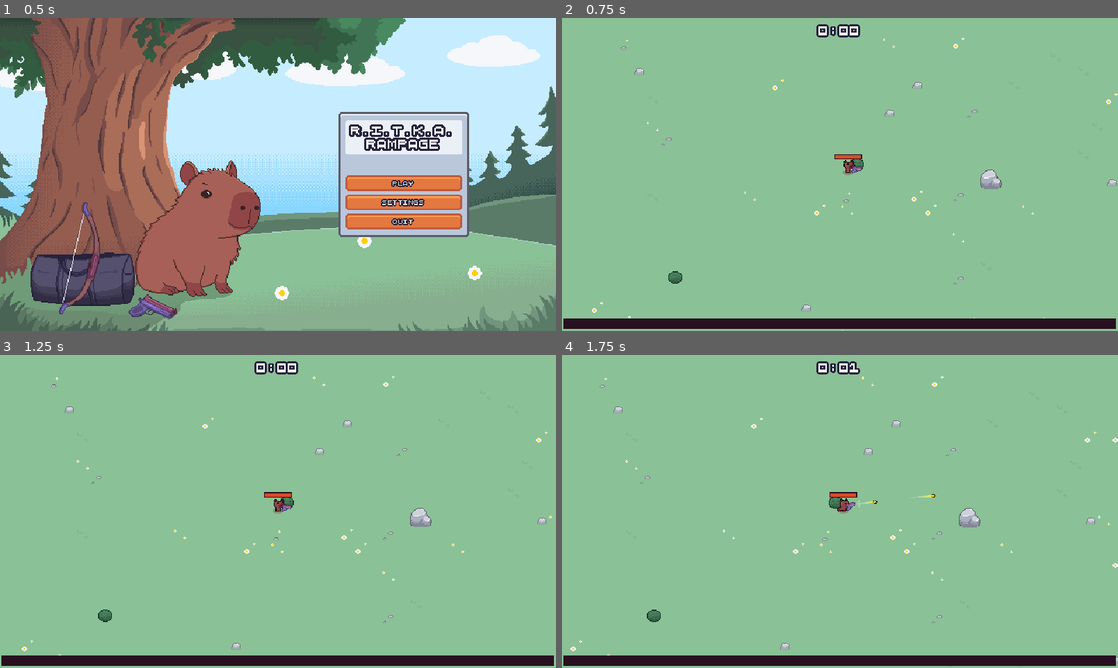
Above: before the commit, frames 1-4 (two rows, left to right).
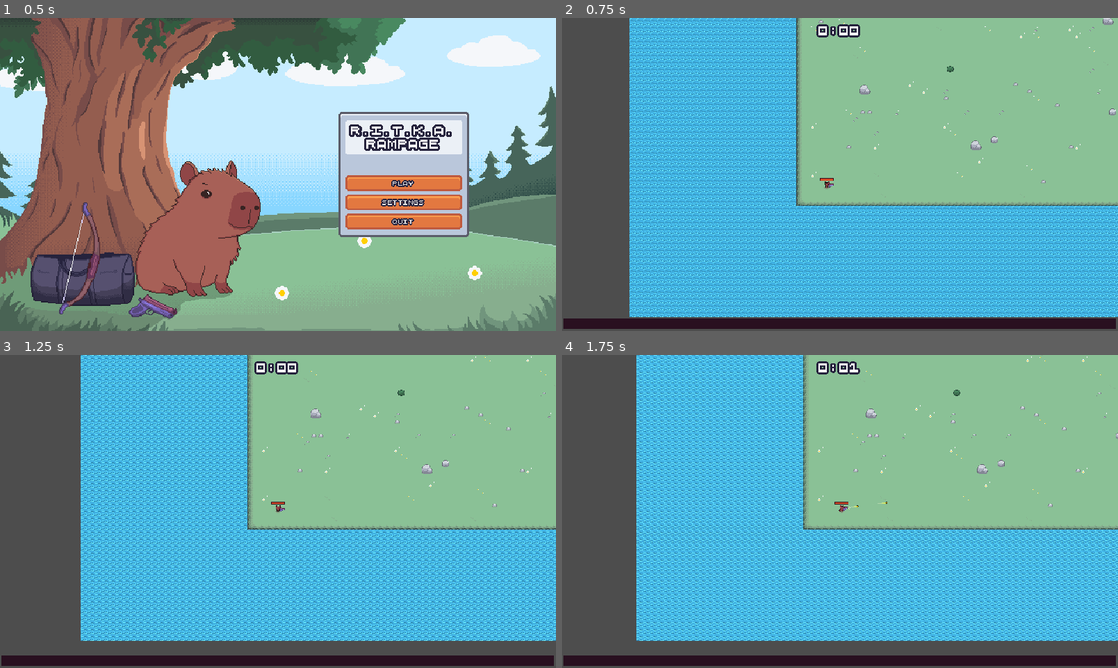
Above: after the commit, the same moments.

Repository: Sundwell/ritka-rampage
Game: Godot game, scene res://scenes/ui/menus/main_menu/main_menu.tscn
Two runs of this game, one before a commit and one after it. Both use one fixed random seed, a clock stepped at 60 frames per second and the inputs below.
Inputs (mouse positions are in pixels of both pictures, inside the frame that each line leads up to):
- Up to frame 1 (0.5 s): no input
- Up to frame 2 (0.75 s): click "Play" at 0.5 s
- Up to frame 3 (1.25 s): no input
- Up to frame 4 (1.75 s): move the mouse to (962, 495) at 1.27 s; press the mouse at (962, 495) at 1.28 s; hold D (move_right) from 1.28 s (still down)

Frame 1 is identical in both runs. In frame 2, 64% of the frame differs, in the area x 0-100%, y 0-100%; in frame 3, 67%; in frame 4, 67%.

Commit message:
SRR-66 SRR-68 - Added custom cursor and fixed enemy spawning outside arena

Diff:
--- a/project.godot
+++ b/project.godot
@@ -22,6 +22,7 @@
 GlobalActions="*res://scenes/autoload/global_actions.gd"
 TweenEffect="*res://scenes/autoload/tween_effect.gd"
 FloatingTextManager="*res://scenes/autoload/floating_text_manager.tscn"
+CursorManager="*res://scenes/autoload/cursor_manager.tscn"
 
 [debug]
 
--- /dev/null
+++ b/scenes/autoload/cursor_manager.gd
@@ -0,0 +1,27 @@
+extends Node
+
+@export var default_texture: Texture
+@export var base_cursor_size := 32
+var scale_multiplier := 1
+var base_viewport_size: Vector2
+var cursor_size: int:
+	get():
+		return scale_multiplier * base_cursor_size
+var cursor_offset: int:
+	get():
+		return cursor_size / 2
+
+
+func _ready() -> void:
+	_update_cursors()
+	base_viewport_size = get_viewport().get_visible_rect().size
+	get_tree().root.size_changed.connect(_update_cursors)
+
+
+func _update_cursors() -> void:
+	var viewport_size: Vector2 = get_viewport().size
+
+	var scaled_texture = ImageTexture.new()
+
+	Input.set_custom_mouse_cursor(default_texture, Input.CURSOR_ARROW, Vector2(cursor_offset, cursor_offset))
+	Input.set_custom_mouse_cursor(default_texture, Input.CURSOR_POINTING_HAND, Vector2(cursor_offset, cursor_offset))
--- /dev/null
+++ b/scenes/autoload/cursor_manager.tscn
@@ -0,0 +1,8 @@
+[gd_scene load_steps=3 format=3 uid="uid://do8x6r550afo"]
+
+[ext_resource type="Script" path="res://scenes/autoload/cursor_manager.gd" id="1_fv2h4"]
+[ext_resource type="Texture2D" uid="uid://c1v4jqcksrweb" path="res://assets/ui/cursor.png" id="2_epj55"]
+
+[node name="CursorManager" type="Node"]
+script = ExtResource("1_fv2h4")
+default_texture = ExtResource("2_epj55")
--- a/scenes/game_object/anvil/anvil.tscn
+++ b/scenes/game_object/anvil/anvil.tscn
@@ -100,7 +100,6 @@
 
 [node name="SpawnSound" type="AudioStreamPlayer2D" parent="SFX"]
 stream = ExtResource("3_gptgy")
-volume_db = -12.0
 bus = &"SFX"
 
 [node name="Sprite2D" type="Sprite2D" parent="."]
--- a/scenes/main/main.tscn
+++ b/scenes/main/main.tscn
@@ -34,7 +34,7 @@
 script = ExtResource("7_0n4ps")
 enemy_spawn_configs = Array[ExtResource("8_rp34t")]([SubResource("Resource_si3j4")])
 difficulty_level = 0
-time_to_spawn = 0.5
+time_to_spawn = 1.0
 
 [sub_resource type="Resource" id="Resource_sd787"]
 script = ExtResource("8_rp34t")
@@ -52,7 +52,7 @@
 script = ExtResource("7_0n4ps")
 enemy_spawn_configs = Array[ExtResource("8_rp34t")]([SubResource("Resource_sd787"), SubResource("Resource_wbvcv")])
 difficulty_level = 6
-time_to_spawn = 0.5
+time_to_spawn = 1.0
 
 [sub_resource type="Resource" id="Resource_k0tyg"]
 script = ExtResource("8_rp34t")
@@ -75,7 +75,7 @@
 [sub_resource type="Resource" id="Resource_y4vhx"]
 script = ExtResource("7_0n4ps")
 enemy_spawn_configs = Array[ExtResource("8_rp34t")]([SubResource("Resource_k0tyg"), SubResource("Resource_v2cr1"), SubResource("Resource_f3iik")])
-difficulty_level = 9
+difficulty_level = 15
 time_to_spawn = 0.7
 
 [node name="Main" type="Node2D"]
@@ -117,11 +117,12 @@
 
 [node name="GameCamera" parent="." instance=ExtResource("2_ipo2b")]
 position = Vector2(-57, -16)
+zoom = Vector2(0.5, 0.5)
 
 [node name="TileMap" type="Node2D" parent="."]
 
 [node name="Water" type="TileMapLayer" parent="TileMap"]
-tile_map_data = PackedByteArray("AADj/xkAAAACAAMAAADj/xoAAAA …(109424 unchanged characters)… CAAMAAABBAAUAAAACAAMAAABBAAYAAAACAAMAAAAYABgAAAACAAMAAAAZABgAAAACAAMAAAAaABgAAAACAAMAAAAaABcAAAACAAMAAAAaABYAAAACAAMAAAA=")
+tile_map_data = PackedByteArray("AADj/xkAAAACAAMAAADj/xoAAAA …(109424 unchanged characters)… CAAMAAABBAAUAAAACAAMAAABBAAYAAAACAAMAAAA=")
 tile_set = ExtResource("6_a6vb0")
 
 [node name="Ground" type="TileMapLayer" parent="TileMap"]
@@ -137,7 +138,7 @@
 
 [node name="Player" parent="Entities" instance=ExtResource("7_nxmj7")]
 unique_name_in_owner = true
-position = Vector2(57, -35)
+position = Vector2(-426, 358)
 
 [node name="Bushes" type="Node2D" parent="Entities"]
 y_sort_enabled = true
--- a/scenes/manager/enemy_manager.gd
+++ b/scenes/manager/enemy_manager.gd
@@ -37,7 +37,7 @@
 	var spawn_position := Vector2.ZERO
 	var random_direction := Vector2.RIGHT.rotated(randf_range(0, TAU))
 
-	for i in 4:
+	for i in 7:
 		spawn_position = player.global_position + (random_direction * Constants.PLAYER_VIEW_RADIUS)
 
 		var query_params := PhysicsRayQueryParameters2D.create(player.global_position, spawn_position, 1)
@@ -46,7 +46,7 @@
 		if result.is_empty():
 			break
 		else:
-			random_direction = random_direction.rotated(deg_to_rad(90))
+			random_direction = random_direction.rotated(deg_to_rad(45))
 
 	return spawn_position
 
@@ -88,7 +88,7 @@
 	var enemy = enemy_spawn_config.enemy_scene.instantiate()
 	enemy.global_position = get_spawn_position()
 
-	var entities_layer = get_tree().get_first_node_in_group(Constants.GROUPS.ENTITIES_LAYER)
+	var entities_layer = Utils.get_entities_layer()
 	entities_layer.add_child(enemy)
 
 
Binary file added: assets/ui/cursor.png
Not shown, added: assets/ui/cursor.png.import
